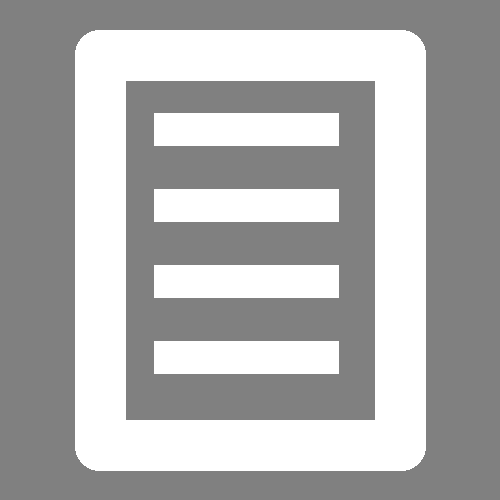
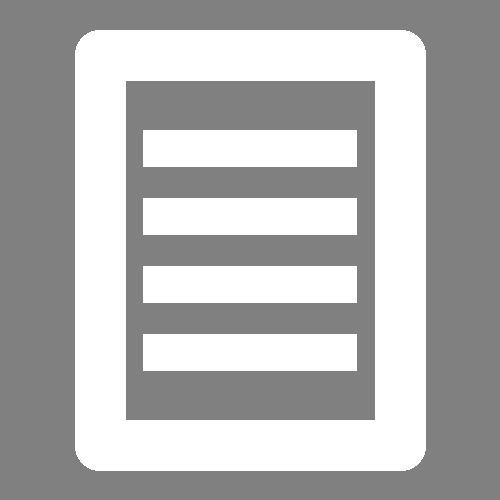
The second 500x500 image is a revision of the first. Changes to its layers:
added layer "details" above "frame" over box(143, 130, 357, 371)
renamed "Layer" to "frame", painted on it over box(143, 113, 357, 374)
